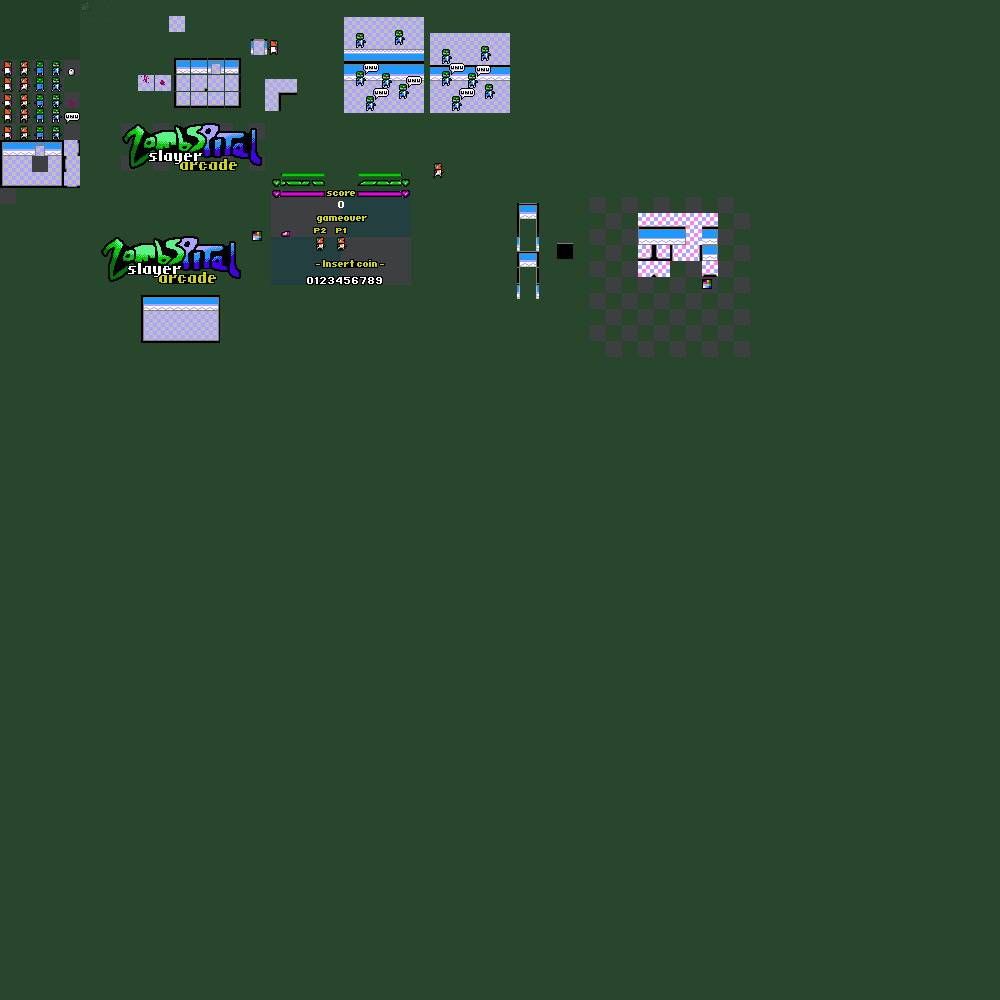
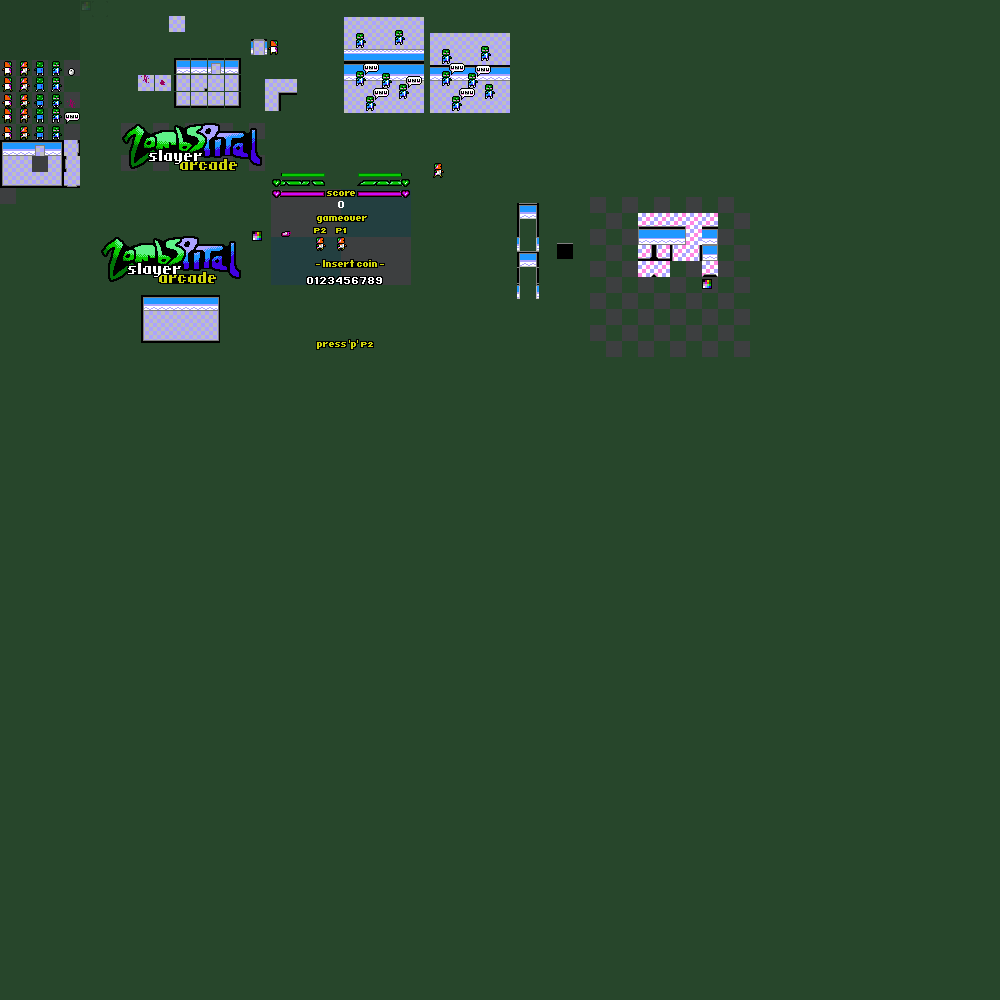
Two versions of the same layered image (1000 x 1000). Layer-by-layer changes:
painted on "hazard_mask #1" over 316, 339, 374, 350
